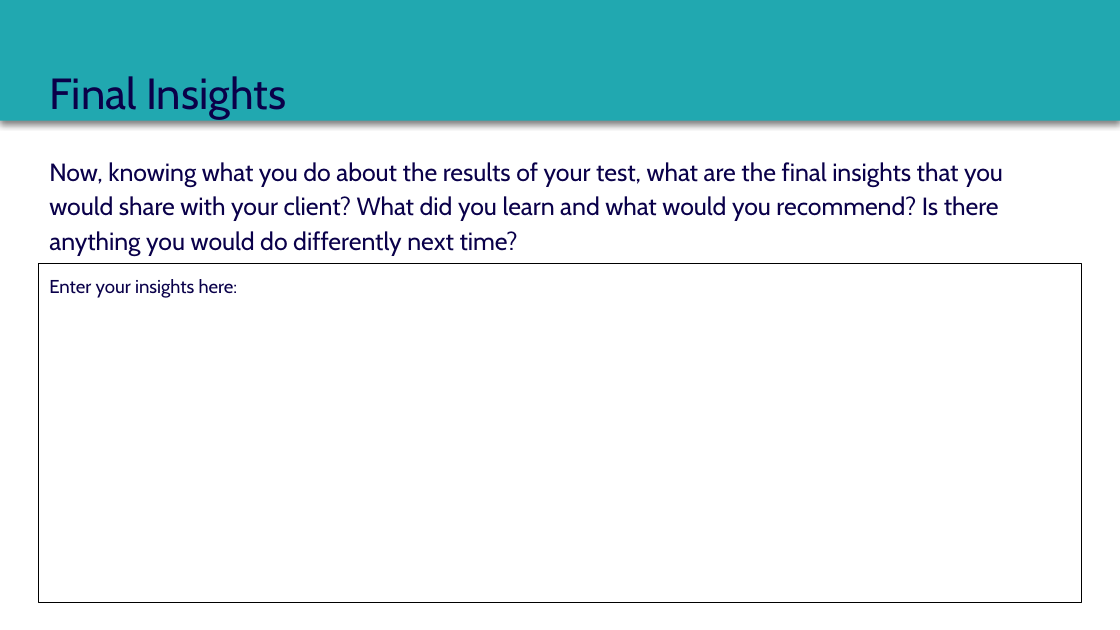
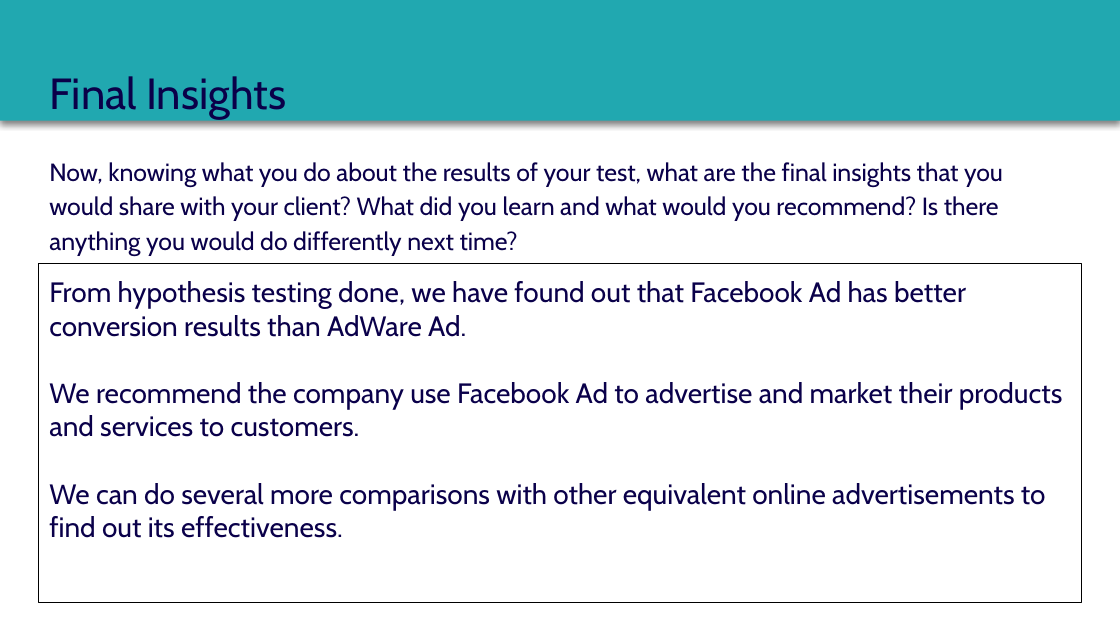
Before and after one commit to dennislamcv1/MetaMarketingAnalytics, a slide deck: slide 20 of Statistics for Marketing/Course 3 Capstone Deck.pptx (slide 21 before the commit). Drawn at 1120x630 pixels with LibreOffice and Linux fonts; fonts in the diff are those of the drawing. Boxes give left, top, right and bottom in pixels: in the first picture for what was removed or moved away, otherwise in the second. Text is boxed around its words. In the diff, an @@ line names an element or a change of style, - is before the commit and + after.

```diff
--- a/Statistics for Marketing/Course 3 Capstone Deck.pptx
+++ b/Statistics for Marketing/Course 3 Capstone Deck.pptx
@@ text in rectangle at [49,281,1063,538]: text changed; size 12 to 18 pt @@
-Enter your insights here:
+From hypothesis testing done, we have found out that Facebook Ad has better conversion results than AdWare Ad.
+We recommend the company use Facebook Ad to advertise and market their products and services to customers.
+We can do several more comparisons with other equivalent online advertisements to find out its effectiveness.
```
Also in this commit, not shown: 14 other slides changed, 1 slide removed, 7 other files.
